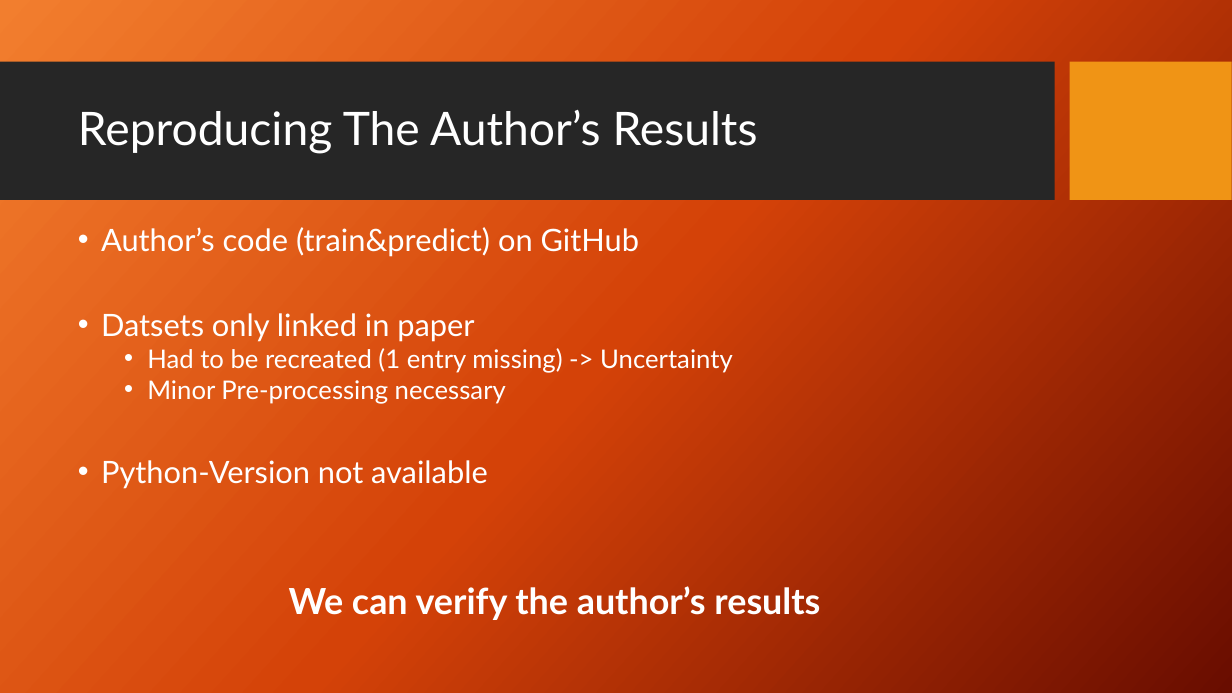
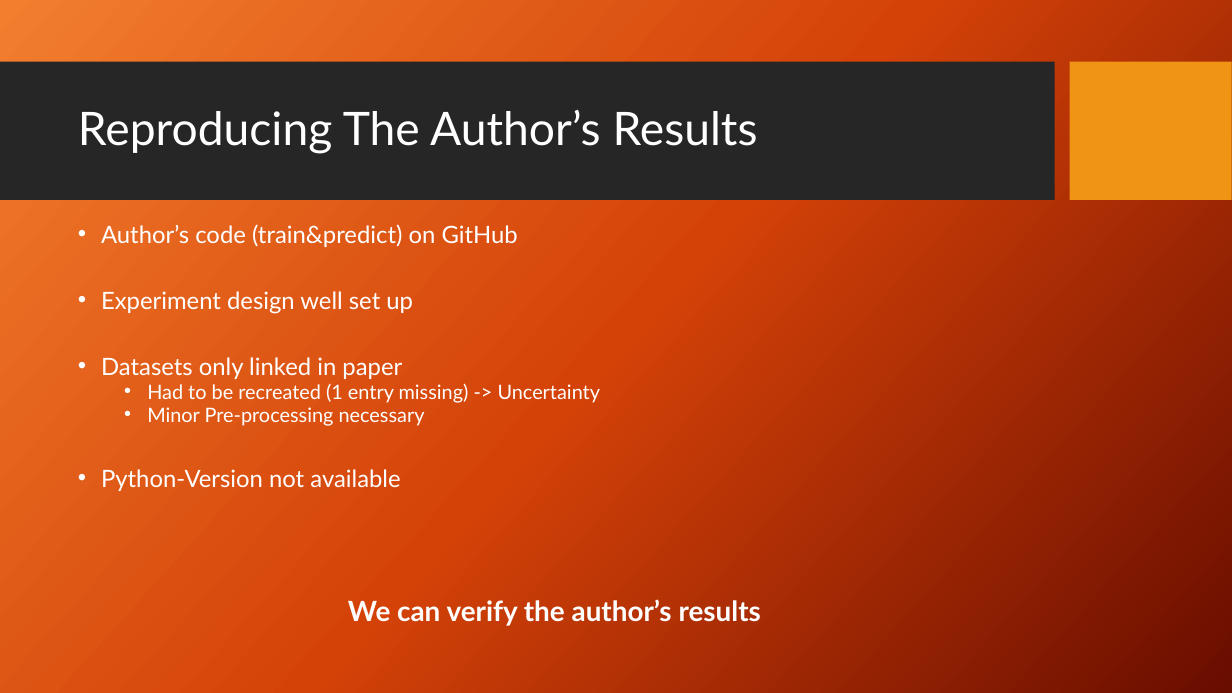
Before and after one commit to mazinator/expdes-assignment-2-group-24B, a slide deck: slide 3 of Presentation.pptx. Drawn at 1232x693 pixels with LibreOffice and Linux fonts; fonts in the diff are those of the drawing; background and template pictures are left out. Boxes give left, top, right and bottom in pixels: in the first picture for what was removed or moved away, otherwise in the second. Text is boxed around its words. In the diff, an @@ line names an element or a change of style, - is before the commit and + after.

```diff
--- a/Presentation.pptx
+++ b/Presentation.pptx
@@ text at [101,224,761,626]: size 24 to 18.6 pt in "Author’s code (train&predict) on GitHub", "Python-Version not available"; size 20 to 15.5 pt in "Had to be recreated (1 entry missing) ...", "Minor Pre-processing necessary"; size 28 to 21.7 pt in "We can verify the author’s results"; line spacing 0.8 to 0.7 @@
@@ text at [101,291,413,379]: text changed; size 24 to 18.6 pt @@
-• Datsets only linked in paper
+• Experiment design well set up
+• Datasets only linked in paper
```
Also in this commit, not shown: 1 other slide changed, 1 slide added.
